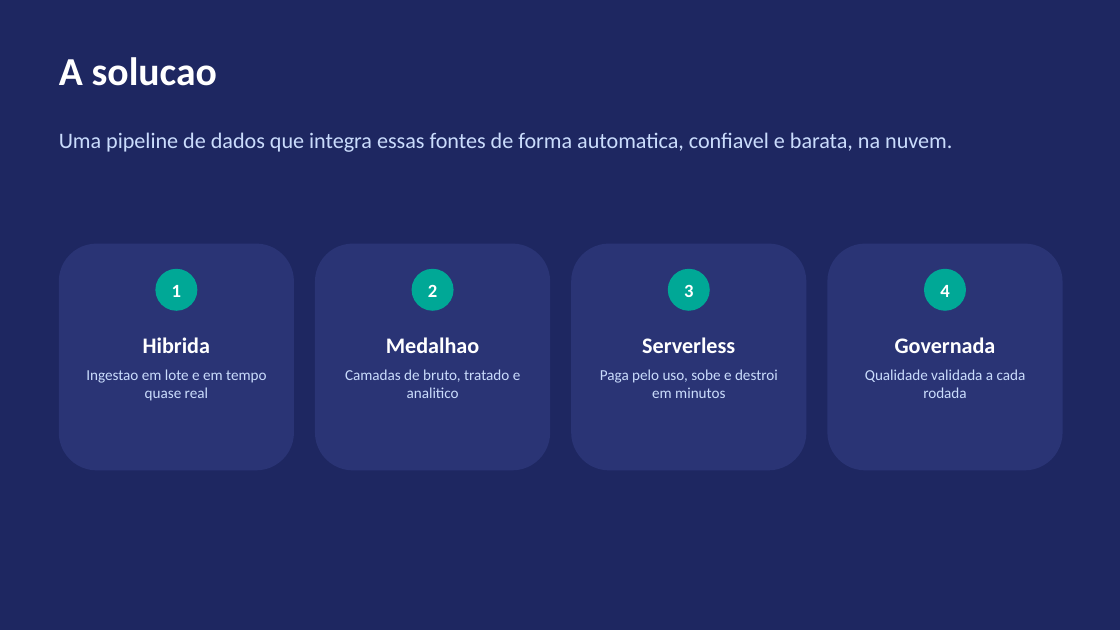
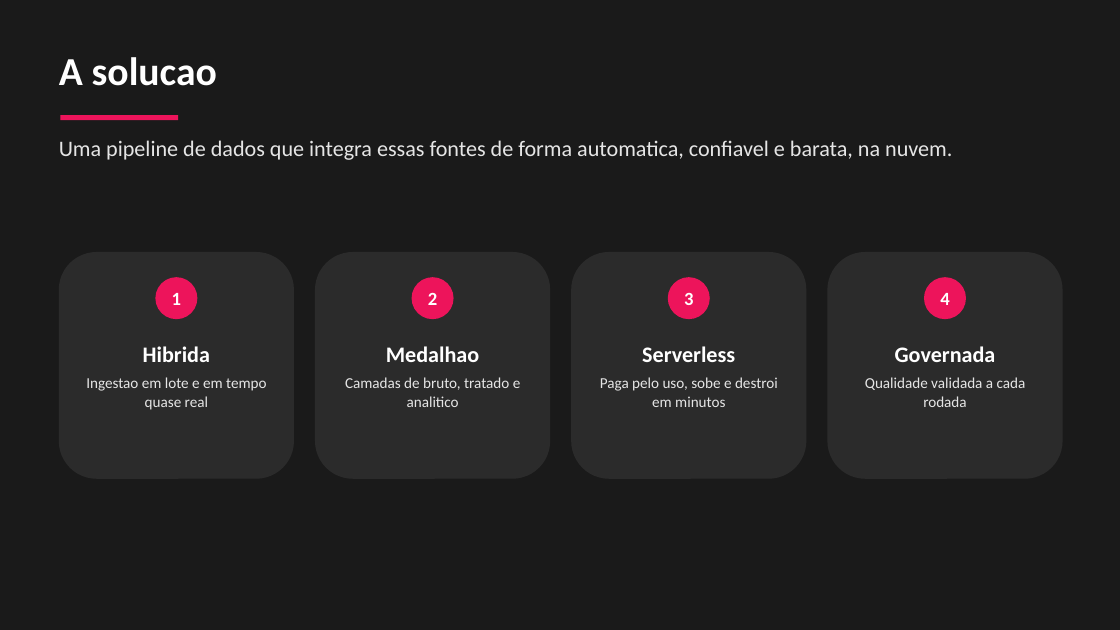
Before and after one commit to guillecosme/fiap-ai-scientist-tech-challenge-fase-02, a slide deck: slide 4 of reports/slides/pipeline_alfabetizacao_fase2.pptx. Drawn at 1120x630 pixels with LibreOffice and Linux fonts; fonts in the diff are those of the drawing. Boxes give left, top, right and bottom in pixels: in the first picture for what was removed or moved away, otherwise in the second. Text is boxed around its words. In the diff, an @@ line names an element or a change of style, - is before the commit and + after.

```diff
--- a/reports/slides/pipeline_alfabetizacao_fase2.pptx
+++ b/reports/slides/pipeline_alfabetizacao_fase2.pptx
@@ rectangle at (0, 0, 1120, 630): fill #1E2761 to #1A1A1A @@
@@ rectangle added at (60, 115, 178, 120), fill #ED145B @@
@@ text "Uma pipeline de dados que ..." at (59, 140, 952, 160): text colour #CADCFC to #E5E5E5 @@
@@ 5 texts, 4 ellipses, 4 rounded rectangles: place and size @@
-5 texts, 4 ellipses, 4 rounded rectangles at (59, 132, 1063, 471)
+5 texts, 4 ellipses, 4 rounded rectangles at (59, 140, 1063, 479)
@@ fill #2A3475 to #2B2B2B in 4 elements at (59, 252, 294, 479), (315, 252, 550, 479), (571, 252, 807, 479), (828, 252, 1063, 479) @@
@@ fill #00A896 to #ED145B in 4 elements at (155, 277, 197, 319), (412, 277, 454, 319), (668, 277, 710, 319), (924, 277, 966, 319) @@
@@ text at (86, 377, 266, 410): text colour #CADCFC to #E5E5E5 in "Ingestao em lote e em tempo quase ..." @@
@@ text at (345, 377, 521, 407): text colour #CADCFC to #E5E5E5 in "Camadas de bruto, tratado e analitico" @@
@@ text at (600, 377, 778, 407): text colour #CADCFC to #E5E5E5 in "Paga pelo uso, sobe e destroi em ..." @@
@@ text at (865, 377, 1026, 407): text colour #CADCFC to #E5E5E5 in "Qualidade validada a cada rodada" @@
```
Also in this commit, not shown: 9 other slides changed, 1 slide added, 1 slide removed.
